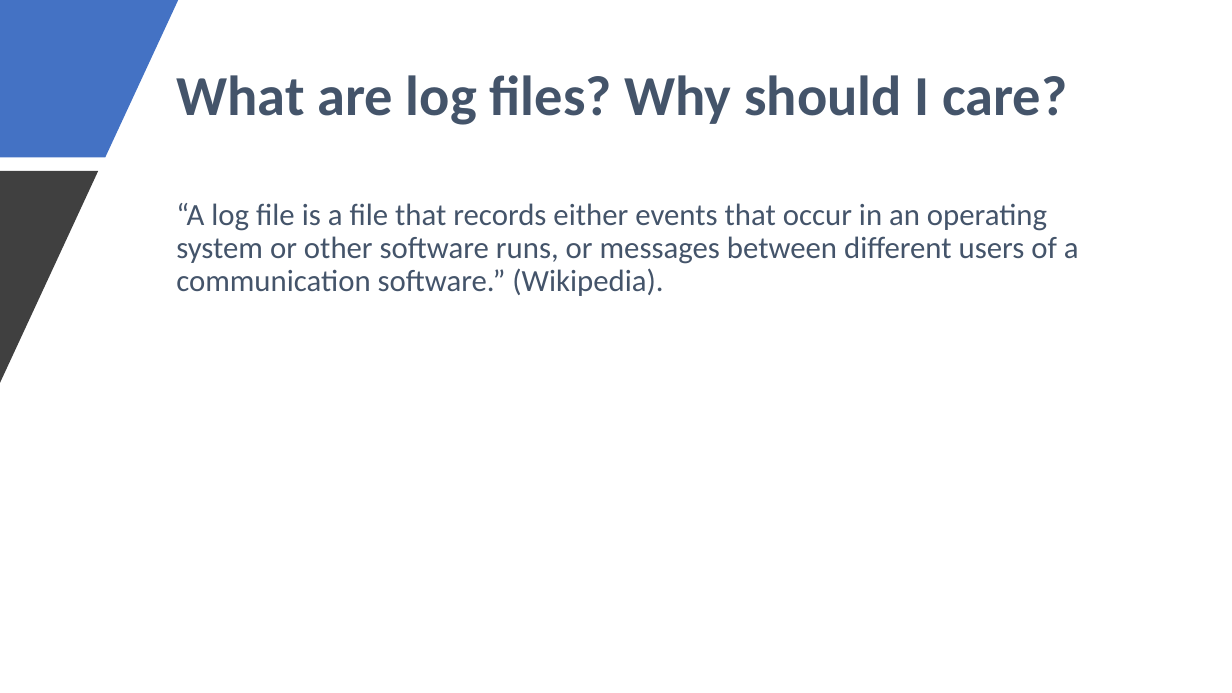
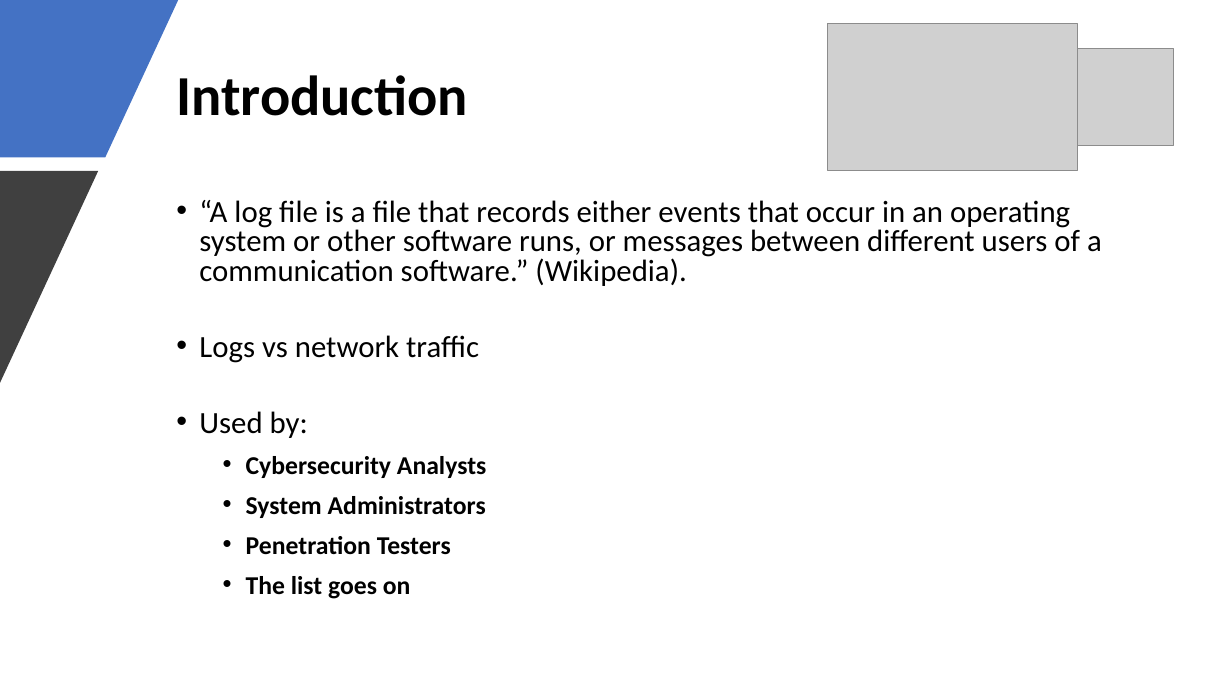
Before and after one commit to zmewshaw/cyber, a slide deck: slide 3 of presentations/Introduction to Log File Analysis.pptx. Drawn at 1232x693 pixels with LibreOffice and Linux fonts; fonts in the diff are those of the drawing; grey boxes stand for pictures. Boxes give left, top, right and bottom in pixels: in the first picture for what was removed or moved away, otherwise in the second. Text is boxed around its words. In the diff, an @@ line names an element or a change of style, - is before the commit and + after.

```diff
--- a/presentations/Introduction to Log File Analysis.pptx
+++ b/presentations/Introduction to Log File Analysis.pptx
@@ picture added at bbox=[827, 24, 1078, 170] @@
@@ picture added at bbox=[1078, 49, 1174, 145] @@
@@ title at bbox=[176, 75, 468, 116]: text changed; text colour #44546A to #000000 @@
-What are log files? Why should I care?
+Introduction
@@ text at bbox=[199, 200, 1102, 286]: text colour #44546A to #000000 in "“A log file is a file that ..."; bullet none to •; line spacing 0.9 to 0.8; more space between paragraphs @@
@@ text at bbox=[199, 335, 486, 599]: paragraphs added @@
+• Logs vs network traffic
+• Used by:
+  • Cybersecurity Analysts
+  • System Administrators
+  • Penetration Testers
+  • The list goes on
```
Also in this commit, not shown: 5 other slides changed, 12 slides added, 9 slides removed, 1 other file.
